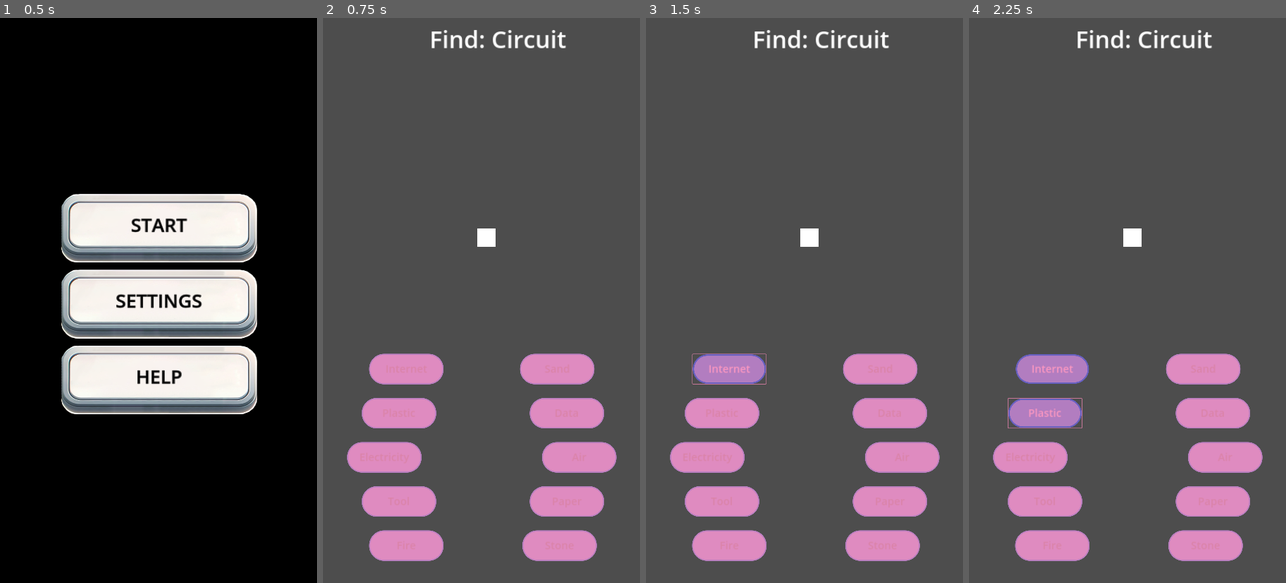
Above: before the commit, frames 1-4 (left to right).
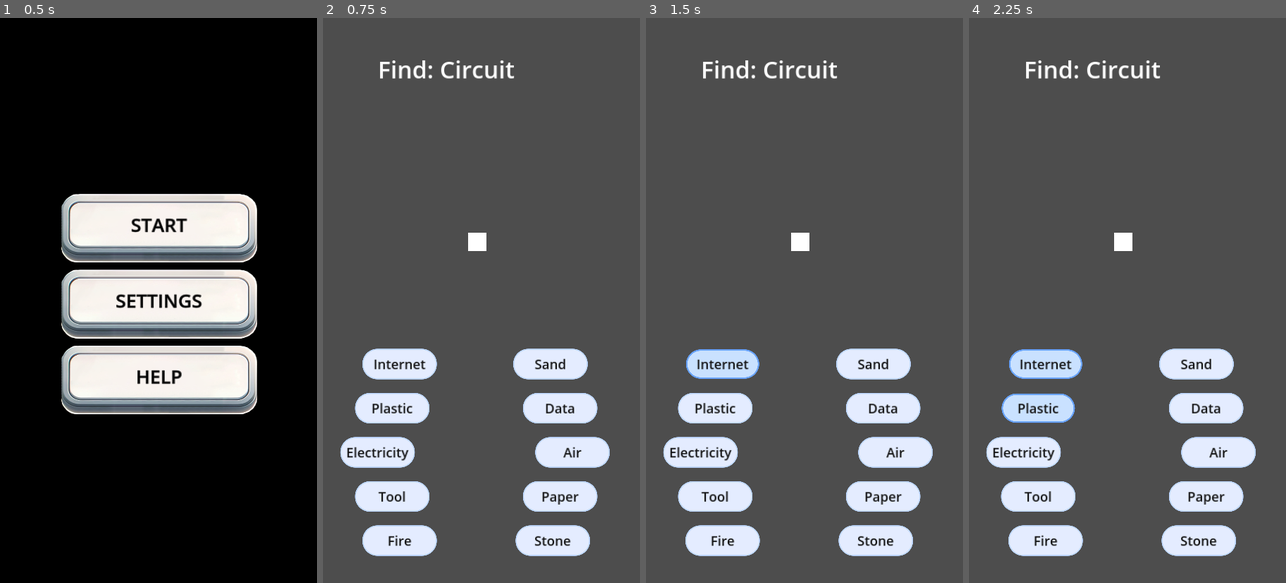
Above: after the commit, the same moments.

Repository: brutalsam96/mergecraft
Game: Godot game, scene res://scenes/main_menu_entry_simple.tscn
Two runs of this game, one before a commit and one after it. Both use one fixed random seed, a clock stepped at 60 frames per second and the inputs below. Video files are missing from this copy of the repository; at most half a second of black plays in their place.
Inputs:
- Up to frame 1 (0.5 s): no input
- Up to frame 2 (0.75 s): click "START" at 0.5 s
- Up to frame 3 (1.5 s): click "Internet" at 1.25 s
- Up to frame 4 (2.25 s): click "Plastic" at 2 s

Frame 1 is identical in both runs. In frame 2, 16% of the frame differs, in the area x 5-93%, y 2-97%; in frame 3, 16%; in frame 4, 16%.

Commit message:
game UI small changes

Diff:
--- a/Scenes/button.tscn
+++ b/Scenes/button.tscn
@@ -10,6 +10,9 @@
 default_base_scale = 3.5
 default_font = SubResource("SystemFont_g72dc")
 default_font_size = 36
+
+[sub_resource type="SystemFont" id="SystemFont_ie26l"]
+font_names = PackedStringArray("Exo")
 
 [sub_resource type="StyleBoxFlat" id="StyleBoxFlat_ms1e4"]
 bg_color = Color(0.893053, 0.926408, 1, 1)
@@ -29,7 +32,7 @@
 expand_margin_bottom = 2.0
 
 [sub_resource type="StyleBoxFlat" id="StyleBoxFlat_b5ptx"]
-bg_color = Color(0.713169, 0.837863, 1, 1)
+bg_color = Color(0.789435, 0.880818, 1, 1)
 border_width_left = 5
 border_width_top = 5
 border_width_right = 5
@@ -45,11 +48,20 @@
 size = Vector2(248, 104)
 
 [node name="Button" type="Button"]
-modulate = Color(0.978018, 0.58718, 0.753872, 1)
 texture_filter = 2
 offset_right = 250.0
 offset_bottom = 100.0
+focus_mode = 0
 theme = SubResource("Theme_uphr4")
+theme_override_colors/font_disabled_color = Color(0.0745098, 0.0745098, 0.0745098, 1)
+theme_override_colors/font_hover_pressed_color = Color(0.0745098, 0.0745098, 0.0745098, 1)
+theme_override_colors/font_hover_color = Color(0.0745098, 0.0745098, 0.0745098, 1)
+theme_override_colors/font_pressed_color = Color(0.0745098, 0.0745098, 0.0745098, 1)
+theme_override_colors/font_focus_color = Color(0.0745098, 0.0745098, 0.0745098, 1)
+theme_override_colors/font_color = Color(0.0745098, 0.0745098, 0.0745098, 1)
+theme_override_colors/font_outline_color = Color(0.0745098, 0.0745098, 0.0745098, 1)
+theme_override_fonts/font = SubResource("SystemFont_ie26l")
+theme_override_font_sizes/font_size = 45
 theme_override_styles/hover = SubResource("StyleBoxFlat_ms1e4")
 theme_override_styles/pressed = SubResource("StyleBoxFlat_b5ptx")
 theme_override_styles/normal = SubResource("StyleBoxFlat_ms1e4")
--- /dev/null
+++ b/Scenes/gameplay.tscn
@@ -0,0 +1,53 @@
+[gd_scene load_steps=3 format=3 uid="uid://dxxyho6yk3hio"]
+
+[ext_resource type="PackedScene" uid="uid://62vcyoppjt27" path="res://Scenes/main.tscn" id="1_kiegc"]
+
+[sub_resource type="StyleBoxFlat" id="StyleBoxFlat_ewgsb"]
+bg_color = Color(1, 1, 1, 1)
+corner_radius_top_left = 80
+corner_radius_top_right = 80
+
+[node name="Control" type="Control"]
+layout_mode = 3
+anchors_preset = 15
+anchor_right = 1.0
+anchor_bottom = 1.0
+grow_horizontal = 2
+grow_vertical = 2
+
+[node name="Panel" type="Panel" parent="."]
+custom_minimum_size = Vector2(1080, 0)
+layout_mode = 1
+anchors_preset = -1
+anchor_top = 1.0
+anchor_right = 1.0
+anchor_bottom = 1.0
+offset_top = -900.0
+grow_horizontal = 2
+grow_vertical = 0
+pivot_offset = Vector2(552, 900)
+size_flags_horizontal = 3
+size_flags_vertical = 3
+theme_override_styles/panel = SubResource("StyleBoxFlat_ewgsb")
+
+[node name="VBoxContainer" type="VBoxContainer" parent="."]
+layout_mode = 0
+offset_right = 40.0
+offset_bottom = 40.0
+
+[node name="Main" parent="." instance=ExtResource("1_kiegc")]
+
+[node name="BoxContainer" type="BoxContainer" parent="."]
+layout_mode = 1
+anchors_preset = -1
+anchor_left = 0.5
+anchor_top = 1.0
+anchor_right = 0.5
+anchor_bottom = 1.0
+offset_left = -540.0
+offset_top = -1920.0
+offset_right = 540.0
+grow_horizontal = 2
+grow_vertical = 2
+theme_override_constants/separation = 0
+alignment = 1
--- a/Scenes/main.tscn
+++ b/Scenes/main.tscn
@@ -11,76 +11,78 @@
 font_size = 81
 
 [node name="Main" type="Node2D"]
+position = Vector2(525, 1918)
 script = ExtResource("1_aeks7")
 
 [node name="drop_spot" parent="." instance=ExtResource("2_ealtm")]
-position = Vector2(556, 746)
+position = Vector2(0, -1158)
 
 [node name="ButtonsGroup" type="Node2D" parent="."]
+position = Vector2(0, 14)
 
 [node name="Button" parent="ButtonsGroup" instance=ExtResource("2_vpvty")]
-offset_left = 159.0
-offset_top = 1143.0
-offset_right = 409.0
-offset_bottom = 1243.0
+offset_left = -389.0
+offset_top = -806.0
+offset_right = -139.0
+offset_bottom = -706.0
 
 [node name="Button2" parent="ButtonsGroup" instance=ExtResource("2_vpvty")]
-offset_left = 134.0
-offset_top = 1293.0
-offset_right = 384.0
-offset_bottom = 1393.0
+offset_left = -414.0
+offset_top = -656.0
+offset_right = -164.0
+offset_bottom = -556.0
 
 [node name="Button3" parent="ButtonsGroup" instance=ExtResource("2_vpvty")]
-offset_left = 84.0
-offset_top = 1443.0
-offset_right = 334.0
-offset_bottom = 1543.0
+offset_left = -464.0
+offset_top = -506.0
+offset_right = -214.0
+offset_bottom = -406.0
 
 [node name="Button4" parent="ButtonsGroup" instance=ExtResource("2_vpvty")]
-offset_left = 134.0
-offset_top = 1593.0
-offset_right = 384.0
-offset_bottom = 1693.0
+offset_left = -414.0
+offset_top = -356.0
+offset_right = -164.0
+offset_bottom = -256.0
 
 [node name="Button5" parent="ButtonsGroup" instance=ExtResource("2_vpvty")]
-offset_left = 159.0
-offset_top = 1743.0
-offset_right = 409.0
-offset_bottom = 1843.0
+offset_left = -389.0
+offset_top = -206.0
+offset_right = -139.0
+offset_bottom = -106.0
 
 [node name="Button6" parent="ButtonsGroup" instance=ExtResource("2_vpvty")]
-offset_left = 673.0
-offset_top = 1143.0
-offset_right = 923.0
-offset_bottom = 1243.0
+offset_left = 125.0
+offset_top = -806.0
+offset_right = 375.0
+offset_bottom = -706.0
 
 [node name="Button7" parent="ButtonsGroup" instance=ExtResource("2_vpvty")]
-offset_left = 706.0
-offset_top = 1293.0
-offset_right = 956.0
-offset_bottom = 1393.0
+offset_left = 158.0
+offset_top = -656.0
+offset_right = 408.0
+offset_bottom = -556.0
 
 [node name="Button8" parent="ButtonsGroup" instance=ExtResource("2_vpvty")]
-offset_left = 748.0
-offset_top = 1443.0
-offset_right = 998.0
-offset_bottom = 1543.0
+offset_left = 200.0
+offset_top = -506.0
+offset_right = 450.0
+offset_bottom = -406.0
 
 [node name="Button9" parent="ButtonsGroup" instance=ExtResource("2_vpvty")]
-offset_left = 706.0
-offset_top = 1593.0
-offset_right = 956.0
-offset_bottom = 1693.0
+offset_left = 158.0
+offset_top = -356.0
+offset_right = 408.0
+offset_bottom = -256.0
 
 [node name="Button10" parent="ButtonsGroup" instance=ExtResource("2_vpvty")]
-offset_left = 681.0
-offset_top = 1743.0
-offset_right = 931.0
-offset_bottom = 1843.0
+offset_left = 133.0
+offset_top = -206.0
+offset_right = 383.0
+offset_bottom = -106.0
 
 [node name="Label4" type="Label" parent="."]
-offset_left = 363.0
-offset_top = 14.0
-offset_right = 1051.0
-offset_bottom = 251.0
+offset_left = -338.0
+offset_top = -1801.0
+offset_right = 350.0
+offset_bottom = -1564.0
 label_settings = SubResource("LabelSettings_ij3gf")
Not shown: 1 places in Scenes/button.tscn that only renumber resources
Binary file added: assets/blueprint.jpg
Not shown, added: assets/blueprint.jpg.import
